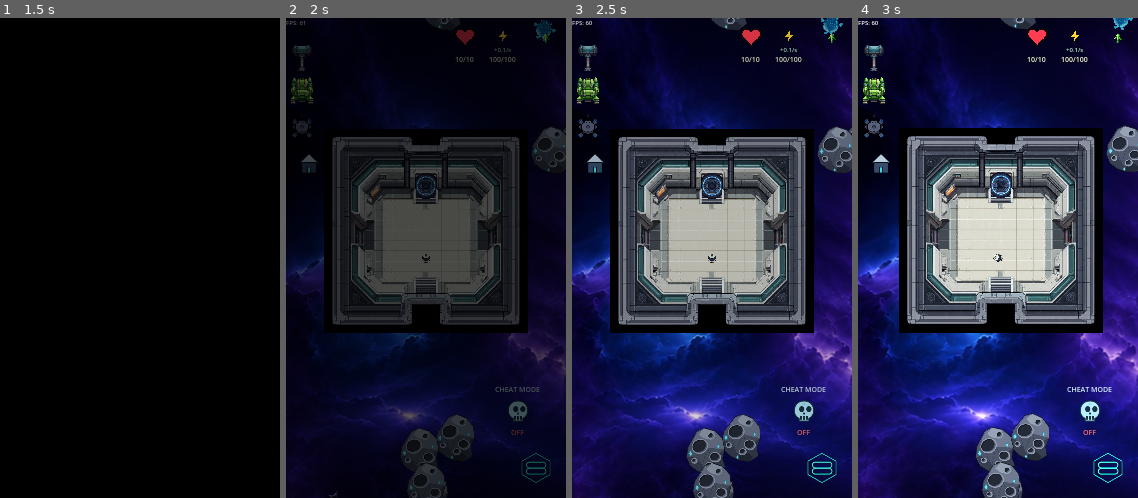
Above: before the commit, frames 1-4 (left to right).
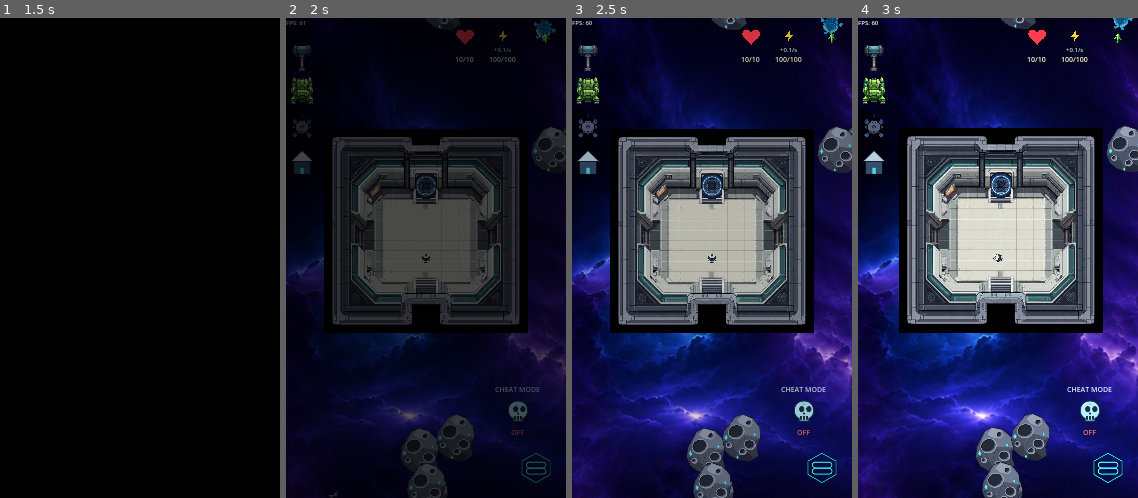
Above: after the commit, the same moments.

Repository: wildane/ShootingStar
Game: Godot game, scene res://scene/main_menu/main_menu.tscn
Two runs of this game, one before a commit and one after it. Both use one fixed random seed, a clock stepped at 60 frames per second and the inputs below.
Inputs (mouse positions are in pixels of both pictures, inside the frame that each line leads up to):
- Up to frame 1 (1.5 s): click "New Game" at 0.5 s; click "New Game" at 1.25 s
- Up to frame 2 (2 s): no input
- Up to frame 3 (2.5 s): tap Enter at 2 s; drag from (712, 186) to (770, 234) at 2.02 s
- Up to frame 4 (3 s): drag from (942, 282) to (998, 234) at 2.77 s

Frame 1 is identical in both runs. In frame 2, 0.2% of the frame differs, in the area x 2-12%, y 27-33%; in frame 3, 0.3%; in frame 4, 0.3%.

Commit message:
Rapatkan butang bina dengan HUD atas dan animate tutup menu
Butang rumah kini duduk dalam VBox yang sama dengan Inventory dan Weapon
Attachment, menu mengembang/mengecil dengan animasi yang sama, dan tap di
luar menu menutupnya semula.

Diff:
--- a/scene/level_3/build_system/BuildGrid.gd
+++ b/scene/level_3/build_system/BuildGrid.gd
@@ -81,11 +81,14 @@
 var _butang: Array[Button] = []
 var _butang_rumah: Button
 var _kumpulan: Control
+var _kanvas_hud: CanvasLayer
 var _label_status: Label
 var _tween_buka: Tween
 var _buka: bool = false
-const SAIZ_BUTANG: float = 34.0
+const SAIZ_BUTANG: float = 32.0   # sama dengan butang Inventory / Weapon Attachment
+const SAIZ_PILIHAN: float = 34.0
 const LANGKAH_BUTANG: float = 38.0
+const MASA_BUKA: float = 0.18
 # Lapisan HUD untuk iklan terapung "-1" / "+1" besi dekat pemain.
 var _lapis_terapung: CanvasLayer
 const WARNA_BESI_KELUAR: Color = Color(1.0, 0.42, 0.36)
@@ -95,6 +98,9 @@
 	add_to_group("BuildGrid")
 	mod_aktif = false
 	_bina_hud()
+	# Tunggu container siap susun butang sebelum label diletak di sebelahnya.
+	await get_tree().process_frame
+	_susun_hud()
 
 func _exit_tree() -> void:
 	mod_aktif = false
@@ -103,43 +109,50 @@
 # HUD: butang Floor / Wall / Door / X
 # ==========================================
 func _bina_hud() -> void:
-	var kanvas := CanvasLayer.new()
-	kanvas.name = "HudBinaGrid"
-	kanvas.layer = 90
-	add_child(kanvas)
-
 	_lapis_terapung = CanvasLayer.new()
 	_lapis_terapung.name = "HudBinaGridTerapung"
 	_lapis_terapung.layer = 91
 	add_child(_lapis_terapung)
 
-	# Pangkalan HUD: butang rumah di (0, 0), pilihan lain di bawahnya.
-	# Diturunkan supaya tidak bertindih dengan butang Weapon Attachment di
-	# MarginContainer atas kiri (Inventory + Weapon Attachment).
-	var akar := Control.new()
-	akar.name = "HudButangBina"
-	akar.position = Vector2(6, 128)
-	akar.mouse_filter = Control.MOUSE_FILTER_IGNORE
-	kanvas.add_child(akar)
+	# Butang rumah duduk dalam VBox yang sama dengan butang Weapon Attachment
+	# dan Inventory di kiri atas, jadi jarak dan susunannya sama.
+	var bekas := _bekas_butang()
+	if bekas != null:
+		_kanvas_hud = bekas.get_parent().get_parent() as CanvasLayer
+	else:
+		# Tanpa UI induk (ujian headless): bina bekas sendiri.
+		var kanvas := CanvasLayer.new()
+		kanvas.name = "HudBinaGrid"
+		kanvas.layer = 90
+		add_child(kanvas)
+		_kanvas_hud = kanvas
+		var margin := MarginContainer.new()
+		margin.position = Vector2(6, 128)
+		kanvas.add_child(margin)
+		bekas = VBoxContainer.new()
+		margin.add_child(bekas)
 
 	var tema := _tema_butang()
-	_butang_rumah = _buat_butang(IKON_HUD_RUMAH, "Build", tema)
+	_butang_rumah = _buat_butang(IKON_HUD_RUMAH, "Build", _tema_butang(0.0))
 	_butang_rumah.toggle_mode = true
-	_butang_rumah.position = Vector2.ZERO
+	_butang_rumah.custom_minimum_size = Vector2(SAIZ_BUTANG, SAIZ_BUTANG)
+	_butang_rumah.size = Vector2(SAIZ_BUTANG, SAIZ_BUTANG)
+	_butang_rumah.size_flags_horizontal = Control.SIZE_SHRINK_CENTER
 	_butang_rumah.pressed.connect(_tukar_buka)
-	akar.add_child(_butang_rumah)
-
-	# Bekas pilihan yang mengembang: satu butang ke kanan, selebihnya ke bawah.
+	bekas.add_child(_butang_rumah)
+
+	# Menu mengembang sebagai overlay supaya VBox tidak berubah saiz.
+	# Satu butang ke kanan ikon rumah, selebihnya ke bawah.
 	_kumpulan = Control.new()
 	_kumpulan.name = "PilihanBina"
 	_kumpulan.mouse_filter = Control.MOUSE_FILTER_IGNORE
 	_kumpulan.pivot_offset = Vector2.ZERO
-	akar.add_child(_kumpulan)
+	_kumpulan.visible = false
+	_kanvas_hud.add_child(_kumpulan)
 
 	var ikon_jenis: Array[Texture2D] = [
 		IKON_HUD_LANTAI, IKON_HUD_DINDING, IKON_HUD_PINTU, IKON_HUD_ERASE,
 	]
-	# Floor keluar ke kanan ikon rumah; Wall, Door dan Erase turun ke bawah.
 	var kedudukan: Array[Vector2] = [
 		Vector2(LANGKAH_BUTANG, 0),
 		Vector2(0, LANGKAH_BUTANG),
@@ -160,15 +173,25 @@
 	_kumpulan.add_child(batal)
 
 	# Label status kekal nampak walaupun menu tertutup (menunjukkan mod aktif).
+	# Ia diletak di kanan ikon rumah supaya tidak bertindih dengan menu.
 	_label_status = Label.new()
 	_label_status.custom_minimum_size = Vector2(150, 54)
 	_label_status.size = Vector2(150, 54)
 	_label_status.autowrap_mode = TextServer.AUTOWRAP_WORD_SMART
 	_label_status.add_theme_font_size_override("font_size", 6)
 	_label_status.add_theme_color_override("font_color", Color(0.72, 0.93, 1.0))
-	akar.add_child(_label_status)
-
+	_label_status.top_level = true
+	_kanvas_hud.add_child(_label_status)
+
+	_susun_hud()
 	_set_buka(false)
+
+func _bekas_butang() -> Control:
+	# VBox kiri atas yang menempatkan BuildSystem, Inventory dan Weapon Attachment.
+	var ibu := get_parent()
+	if ibu == null:
+		return null
+	return ibu.get_node_or_null("CanvasLayer/MarginContainer/VBoxContainer") as Control
 
 func _buat_butang(ikon: Texture2D, tooltip: String, tema: Theme) -> Button:
 	var butang := Button.new()
@@ -178,10 +201,20 @@
 	butang.icon_alignment = HORIZONTAL_ALIGNMENT_CENTER
 	butang.tooltip_text = tooltip
 	butang.focus_mode = Control.FOCUS_NONE
-	butang.custom_minimum_size = Vector2(SAIZ_BUTANG, SAIZ_BUTANG)
-	butang.size = Vector2(SAIZ_BUTANG, SAIZ_BUTANG)
+	butang.custom_minimum_size = Vector2(SAIZ_PILIHAN, SAIZ_PILIHAN)
+	butang.size = Vector2(SAIZ_PILIHAN, SAIZ_PILIHAN)
 	butang.theme = tema
 	return butang
+
+# Letak menu dan label berdasarkan kedudukan sebenar butang rumah dalam VBox.
+func _susun_hud() -> void:
+	if _butang_rumah == null:
+		return
+	var asas: Vector2 = _butang_rumah.global_position
+	if _kumpulan != null:
+		_kumpulan.global_position = asas
+	if _label_status != null:
+		_label_status.global_position = asas + Vector2(LANGKAH_BUTANG + SAIZ_BUTANG + 6.0, 2.0)
 
 # Buka / tutup menu. Bila tertutup, semua pilihan kembali jadi satu ikon rumah.
 func _tukar_buka() -> void:
@@ -192,36 +225,61 @@
 	_butang_rumah.set_pressed_no_signal(buka or _mod >= 0)
 	if _kumpulan == null:
 		return
+	_susun_hud()
 	if _tween_buka != null and _tween_buka.is_valid():
 		_tween_buka.kill()
-	_kumpulan.visible = true
 	if buka:
-		_kumpulan.scale.x = 0.0
-		_kumpulan.modulate.a = 0.0
+		_tutup_menu_lain()
+		if not _kumpulan.visible:
+			_kumpulan.scale.x = 0.0
+			_kumpulan.modulate.a = 0.0
+		_kumpulan.visible = true
 		_tween_buka = create_tween().set_parallel(true)
-		_tween_buka.tween_property(_kumpulan, "scale:x", 1.0, 0.18).set_trans(Tween.TRANS_CUBIC)
-		_tween_buka.tween_property(_kumpulan, "modulate:a", 1.0, 0.18)
-	else:
-		_kumpulan.scale.x = 0.0
-		_kumpulan.modulate.a = 0.0
-		_kumpulan.visible = false
-	if _label_status != null:
-		_label_status.position = Vector2(0, LANGKAH_BUTANG * 5 + 8.0 if buka else SAIZ_BUTANG + 6.0)
-
-func _tema_butang() -> Theme:
+		_tween_buka.tween_property(_kumpulan, "scale:x", 1.0, MASA_BUKA).set_trans(Tween.TRANS_CUBIC)
+		_tween_buka.tween_property(_kumpulan, "modulate:a", 1.0, MASA_BUKA)
+	elif _kumpulan.visible:
+		# Animasi tutup sama seperti buka, cuma terbalik, kemudian sembunyi.
+		_tween_buka = create_tween().set_parallel(true)
+		_tween_buka.tween_property(_kumpulan, "scale:x", 0.0, MASA_BUKA).set_trans(Tween.TRANS_CUBIC)
+		_tween_buka.tween_property(_kumpulan, "modulate:a", 0.0, MASA_BUKA)
+		_tween_buka.chain().tween_callback(_sembunyi_menu)
+
+# Tutup menu HUD jiran (bina / dron) supaya tidak bertindih dengan menu ini.
+func _tutup_menu_lain() -> void:
+	if _butang_rumah == null:
+		return
+	var bekas := _butang_rumah.get_parent()
+	if bekas == null:
+		return
+	for nod in bekas.get_children():
+		if nod == _butang_rumah:
+			continue
+		if nod.has_method("tutup_menu_cepat"):
+			nod.call("tutup_menu_cepat")
+		elif nod.has_method("tutup_menu"):
+			nod.call("tutup_menu")
+
+func _sembunyi_menu() -> void:
+	if _kumpulan == null or _buka:
+		return
+	_kumpulan.visible = false
+	_kumpulan.scale.x = 0.0
+	_kumpulan.modulate.a = 0.0
+
+func _tema_butang(margin: float = 4.0) -> Theme:
 	# Latar butang dibuang supaya hanya ikon PNG yang nampak. Margin kecil
 	# mengekalkan ruang nafas yang sama antara ikon.
 	var tema := Theme.new()
 	var kosong := StyleBoxEmpty.new()
-	kosong.set_content_margin_all(4.0)
+	kosong.set_content_margin_all(margin)
 	var hover := StyleBoxFlat.new()
 	hover.bg_color = Color(1, 1, 1, 0.08)
 	hover.set_corner_radius_all(4)
-	hover.set_content_margin_all(4.0)
+	hover.set_content_margin_all(margin)
 	var pressed := StyleBoxFlat.new()
 	pressed.bg_color = Color(0.4, 0.85, 1.0, 0.18)
 	pressed.set_corner_radius_all(4)
-	pressed.set_content_margin_all(4.0)
+	pressed.set_content_margin_all(margin)
 	tema.set_stylebox("normal", "Button", kosong)
 	tema.set_stylebox("hover", "Button", hover)
 	tema.set_stylebox("pressed", "Button", pressed)
@@ -267,6 +325,33 @@
 # ==========================================
 # INPUT: tap = letak, heret = gerak hantu
 # ==========================================
+# Tap di luar menu (dan di luar ikon rumah) menutup menu semula.
+func _input(event: InputEvent) -> void:
+	if not _buka:
+		return
+	var pos := Vector2.ZERO
+	if event is InputEventScreenTouch and event.pressed:
+		pos = event.position
+	elif event is InputEventMouseButton and event.pressed and event.button_index == MOUSE_BUTTON_LEFT:
+		pos = event.position
+	else:
+		return
+	if _tekan_dalam_hud(pos):
+		return
+	# Tutup menu sahaja; tap ini tidak diteruskan ke aksi lain.
+	get_viewport().set_input_as_handled()
+	_set_buka(false)
+
+func _tekan_dalam_hud(pos: Vector2) -> bool:
+	if _butang_rumah != null and _butang_rumah.get_global_rect().has_point(pos):
+		return true
+	if _kumpulan == null or not _kumpulan.visible:
+		return false
+	for anak in _kumpulan.get_children():
+		if anak is Control and anak.visible and (anak as Control).get_global_rect().has_point(pos):
+			return true
+	return false
+
 func _unhandled_input(event: InputEvent) -> void:
 	if _mod < 0:
 		return
